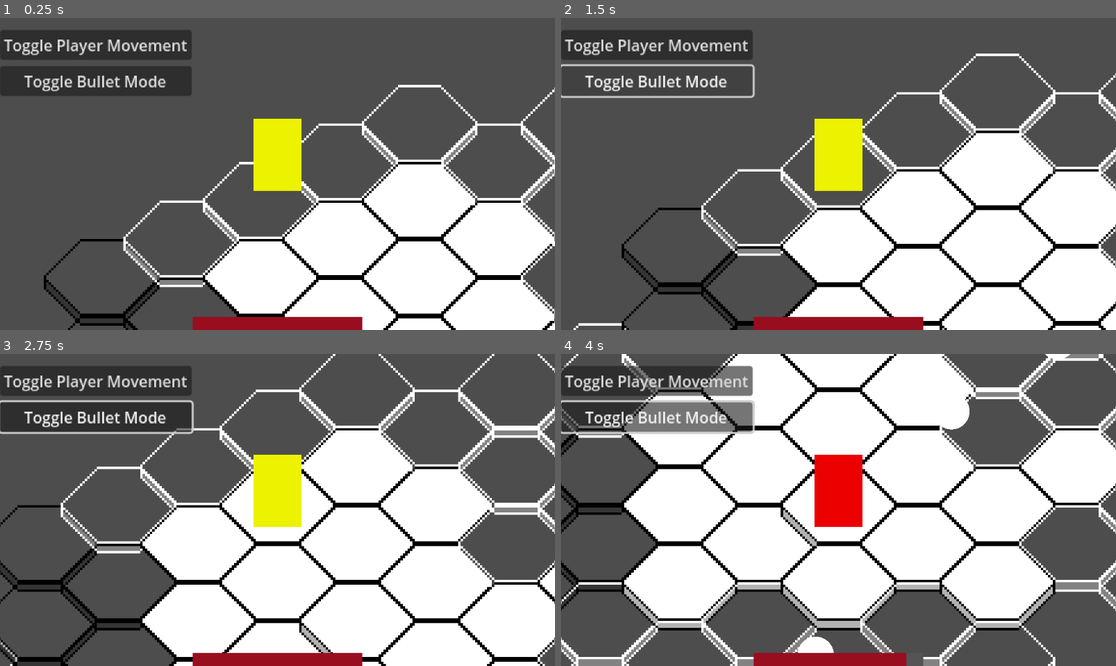
Above: before the commit, frames 1-4 (two rows, left to right).
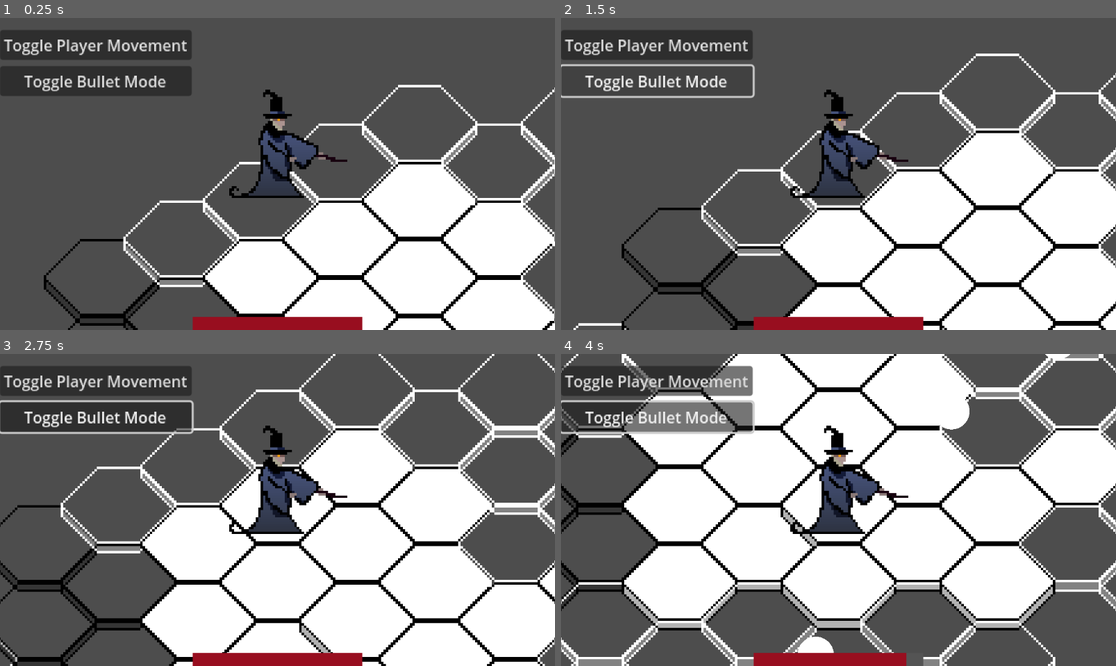
Above: after the commit, the same moments.

Repository: cjack-chmod/ProjectBH
Game: Godot game, scene res://scenes/main.tscn
The game is run twice, just before and just after one commit, with the same random seed, the same clock (stepped at 60 frames per second) and the same inputs.
Inputs (mouse positions are in pixels of both pictures, inside the frame that each line leads up to):
- Up to frame 1 (0.25 s): no input
- Up to frame 2 (1.5 s): click "Toggle Player Movement" at 0.5 s; click "Toggle Bullet Mode" at 1.25 s
- Up to frame 3 (2.75 s): tap Enter at 2 s; move the mouse to (399, 494) at 2.02 s; hold D (right) from 2.03 s (still down); click (399, 494) at 2.17 s
- Up to frame 4 (4 s): move the mouse to (727, 525) at 2.77 s; release D (right) at 2.78 s; hold S (down) 2.78-3.53 s; click (727, 525) at 2.92 s; move the mouse to (894, 441) at 3.52 s; hold D (right) from 3.53 s (still down); click (894, 441) at 3.67 s

The runs differ from the first frame. In frame 1, 2.8% of the frame differs, in the area x 41-63%, y 22-58%; in frame 2, 2.8%; in frame 3, 2.8%; in frame 4, 2.8%.

Commit message:
animation player + animation playbacks

Diff:
--- /dev/null
+++ b/scenes/player/animation_player.tscn
@@ -0,0 +1,222 @@
+[gd_scene load_steps=6 format=3 uid="uid://sooiuymu8sms"]
+
+[ext_resource type="Texture2D" uid="uid://b568lst3wedbm" path="res://scenes/player/WizardSpritesheet.png" id="1_5lagl"]
+
+[sub_resource type="Animation" id="Animation_tdrs0"]
+resource_name = "cast"
+length = 0.8
+step = 0.05
+tracks/0/type = "value"
+tracks/0/imported = false
+tracks/0/enabled = true
+tracks/0/path = NodePath("Sprite2D:texture")
+tracks/0/interp = 1
+tracks/0/loop_wrap = true
+tracks/0/keys = {
+"times": PackedFloat32Array(0),
+"transitions": PackedFloat32Array(1),
+"update": 1,
+"values": [ExtResource("1_5lagl")]
+}
+tracks/1/type = "value"
+tracks/1/imported = false
+tracks/1/enabled = true
+tracks/1/path = NodePath("Sprite2D:vframes")
+tracks/1/interp = 1
+tracks/1/loop_wrap = true
+tracks/1/keys = {
+"times": PackedFloat32Array(0),
+"transitions": PackedFloat32Array(1),
+"update": 1,
+"values": [3]
+}
+tracks/2/type = "value"
+tracks/2/imported = false
+tracks/2/enabled = true
+tracks/2/path = NodePath("Sprite2D:hframes")
+tracks/2/interp = 1
+tracks/2/loop_wrap = true
+tracks/2/keys = {
+"times": PackedFloat32Array(0),
+"transitions": PackedFloat32Array(1),
+"update": 1,
+"values": [3]
+}
+tracks/3/type = "value"
+tracks/3/imported = false
+tracks/3/enabled = true
+tracks/3/path = NodePath("Sprite2D:position")
+tracks/3/interp = 1
+tracks/3/loop_wrap = true
+tracks/3/keys = {
+"times": PackedFloat32Array(0),
+"transitions": PackedFloat32Array(1),
+"update": 0,
+"values": [Vector2(10, -20)]
+}
+tracks/4/type = "value"
+tracks/4/imported = false
+tracks/4/enabled = true
+tracks/4/path = NodePath("Sprite2D:frame")
+tracks/4/interp = 1
+tracks/4/loop_wrap = true
+tracks/4/keys = {
+"times": PackedFloat32Array(0, 0.1, 0.15, 0.35, 0.55, 0.75),
+"transitions": PackedFloat32Array(1, 1, 1, 1, 1, 1),
+"update": 1,
+"values": [0, 1, 2, 3, 4, 0]
+}
+
+[sub_resource type="Animation" id="Animation_3uas1"]
+resource_name = "idle"
+length = 0.7
+loop_mode = 1
+tracks/0/type = "value"
+tracks/0/imported = false
+tracks/0/enabled = true
+tracks/0/path = NodePath("Sprite2D:texture")
+tracks/0/interp = 1
+tracks/0/loop_wrap = true
+tracks/0/keys = {
+"times": PackedFloat32Array(0),
+"transitions": PackedFloat32Array(1),
+"update": 1,
+"values": [ExtResource("1_5lagl")]
+}
+tracks/1/type = "value"
+tracks/1/imported = false
+tracks/1/enabled = true
+tracks/1/path = NodePath("Sprite2D:hframes")
+tracks/1/interp = 1
+tracks/1/loop_wrap = true
+tracks/1/keys = {
+"times": PackedFloat32Array(0),
+"transitions": PackedFloat32Array(1),
+"update": 1,
+"values": [3]
+}
+tracks/2/type = "value"
+tracks/2/imported = false
+tracks/2/enabled = true
+tracks/2/path = NodePath("Sprite2D:vframes")
+tracks/2/interp = 1
+tracks/2/loop_wrap = true
+tracks/2/keys = {
+"times": PackedFloat32Array(0),
+"transitions": PackedFloat32Array(1),
+"update": 1,
+"values": [3]
+}
+tracks/3/type = "value"
+tracks/3/imported = false
+tracks/3/enabled = true
+tracks/3/path = NodePath("Sprite2D:frame")
+tracks/3/interp = 1
+tracks/3/loop_wrap = true
+tracks/3/keys = {
+"times": PackedFloat32Array(0, 0.2, 0.3, 0.5),
+"transitions": PackedFloat32Array(1, 1, 1, 1),
+"update": 1,
+"values": [5, 6, 7, 8]
+}
+tracks/4/type = "value"
+tracks/4/imported = false
+tracks/4/enabled = true
+tracks/4/path = NodePath("Sprite2D:position")
+tracks/4/interp = 1
+tracks/4/loop_wrap = true
+tracks/4/keys = {
+"times": PackedFloat32Array(0),
+"transitions": PackedFloat32Array(1),
+"update": 0,
+"values": [Vector2(10, -20)]
+}
+
+[sub_resource type="Animation" id="Animation_tywpa"]
+resource_name = "teleport"
+length = 1.2
+step = 0.05
+tracks/0/type = "value"
+tracks/0/imported = false
+tracks/0/enabled = true
+tracks/0/path = NodePath("Sprite2D:texture")
+tracks/0/interp = 1
+tracks/0/loop_wrap = true
+tracks/0/keys = {
+"times": PackedFloat32Array(0),
+"transitions": PackedFloat32Array(1),
+"update": 1,
+"values": [ExtResource("1_5lagl")]
+}
+tracks/1/type = "value"
+tracks/1/imported = false
+tracks/1/enabled = true
+tracks/1/path = NodePath("Sprite2D:hframes")
+tracks/1/interp = 1
+tracks/1/loop_wrap = true
+tracks/1/keys = {
+"times": PackedFloat32Array(0),
+"transitions": PackedFloat32Array(1),
+"update": 1,
+"values": [3]
+}
+tracks/2/type = "value"
+tracks/2/imported = false
+tracks/2/enabled = true
+tracks/2/path = NodePath("Sprite2D:vframes")
+tracks/2/interp = 1
+tracks/2/loop_wrap = true
+tracks/2/keys = {
+"times": PackedFloat32Array(0),
+"transitions": PackedFloat32Array(1),
+"update": 1,
+"values": [3]
+}
+tracks/3/type = "value"
+tracks/3/imported = false
+tracks/3/enabled = true
+tracks/3/path = NodePath("Sprite2D:position")
+tracks/3/interp = 1
+tracks/3/loop_wrap = true
+tracks/3/keys = {
+"times": PackedFloat32Array(0),
+"transitions": PackedFloat32Array(1),
+"update": 0,
+"values": [Vector2(10, -20)]
+}
+tracks/4/type = "value"
+tracks/4/imported = false
+tracks/4/enabled = true
+tracks/4/path = NodePath("Sprite2D:frame")
+tracks/4/interp = 1
+tracks/4/loop_wrap = true
+tracks/4/keys = {
+"times": PackedFloat32Array(0, 0.1, 0.15, 0.2, 0.75, 1, 1.15),
+"transitions": PackedFloat32Array(1, 1, 1, 1, 1, 1, 1),
+"update": 1,
+"values": [0, 7, 1, 2, 1, 0, 6]
+}
+tracks/5/type = "value"
+tracks/5/imported = false
+tracks/5/enabled = true
+tracks/5/path = NodePath("Sprite2D:modulate")
+tracks/5/interp = 1
+tracks/5/loop_wrap = true
+tracks/5/keys = {
+"times": PackedFloat32Array(0.25, 0.35, 0.65, 0.8, 1),
+"transitions": PackedFloat32Array(1, 1, 1, 1, 1),
+"update": 0,
+"values": [Color(1, 1, 1, 1), Color(0.180392, 1, 1, 1), Color(0.835294, 1, 1, 0), Color(0.835294, 1, 1, 0), Color(1, 1, 1, 1)]
+}
+
+[sub_resource type="AnimationLibrary" id="AnimationLibrary_s5inc"]
+_data = {
+"cast": SubResource("Animation_tdrs0"),
+"idle": SubResource("Animation_3uas1"),
+"teleport": SubResource("Animation_tywpa")
+}
+
+[node name="AnimationPlayer" type="AnimationPlayer"]
+libraries = {
+"": SubResource("AnimationLibrary_s5inc")
+}
--- a/scenes/player/player.tscn
+++ b/scenes/player/player.tscn
@@ -1,8 +1,10 @@
-[gd_scene load_steps=5 format=3 uid="uid://dgfjj60ulo8mg"]
+[gd_scene load_steps=7 format=3 uid="uid://dgfjj60ulo8mg"]
 
 [ext_resource type="Script" path="res://scripts/player/player.gd" id="1_jwbjq"]
 [ext_resource type="PackedScene" uid="uid://4c6jg4p4sml3" path="res://place_holder_ui.tscn" id="2_eo7g8"]
 [ext_resource type="AudioStream" uid="uid://dcmkq0hhuorew" path="res://scenes/player/ohh.wav" id="3_aecyb"]
+[ext_resource type="PackedScene" uid="uid://sooiuymu8sms" path="res://scenes/player/animation_player.tscn" id="4_34fvm"]
+[ext_resource type="Texture2D" uid="uid://b568lst3wedbm" path="res://scenes/player/WizardSpritesheet.png" id="4_x026j"]
 
 [sub_resource type="CapsuleShape2D" id="CapsuleShape2D_ehlod"]
 
@@ -10,6 +12,7 @@
 script = ExtResource("1_jwbjq")
 
 [node name="ColorRect" type="ColorRect" parent="."]
+visible = false
 offset_left = -10.0
 offset_top = -23.0
 offset_right = 10.0
@@ -39,3 +42,12 @@
 [node name="HurtSound" type="AudioStreamPlayer" parent="."]
 stream = ExtResource("3_aecyb")
 pitch_scale = 1.2
+
+[node name="AnimationPlayer" parent="." instance=ExtResource("4_34fvm")]
+
+[node name="Sprite2D" type="Sprite2D" parent="."]
+position = Vector2(10, -20)
+texture = ExtResource("4_x026j")
+flip_h = true
+hframes = 3
+vframes = 3
--- a/scripts/tilemaps/hex_tilemap_controller.gd
+++ b/scripts/tilemaps/hex_tilemap_controller.gd
@@ -15,6 +15,7 @@
 			# Translates to which map coord it is in
 			var _pos_clicked: Vector2 = local_to_map(to_local(_global_clicked))
 			print(_pos_clicked)
+
 			# Emitting Spawn Building Signal at Centre Target Tile
 			var _global_tile_pos: Vector2 = map_to_local(to_global(_pos_clicked))
 			GlobalEvents.emit_spawn_building(_global_tile_pos)
@@ -22,6 +23,14 @@
 			# Calling toggle cell colour fnc
 			_toggle_alt_cell(_pos_clicked)
 
+		if event.button_index == MOUSE_BUTTON_RIGHT and event.is_pressed():
+			var _global_clicked: Vector2 = get_local_mouse_position()
+			# Translates to which map coord it is in
+			var _pos_clicked: Vector2 = local_to_map(to_local(_global_clicked))
+
+
+
+			pass
 
 func _toggle_alt_cell(_pos_clicked: Vector2) -> void:
 	# Finds the cell in the atlas and its current alt
Binary file added: scenes/player/WizardSpritesheet.png
Not shown, added: scenes/player/WizardSpritesheet.png.import
